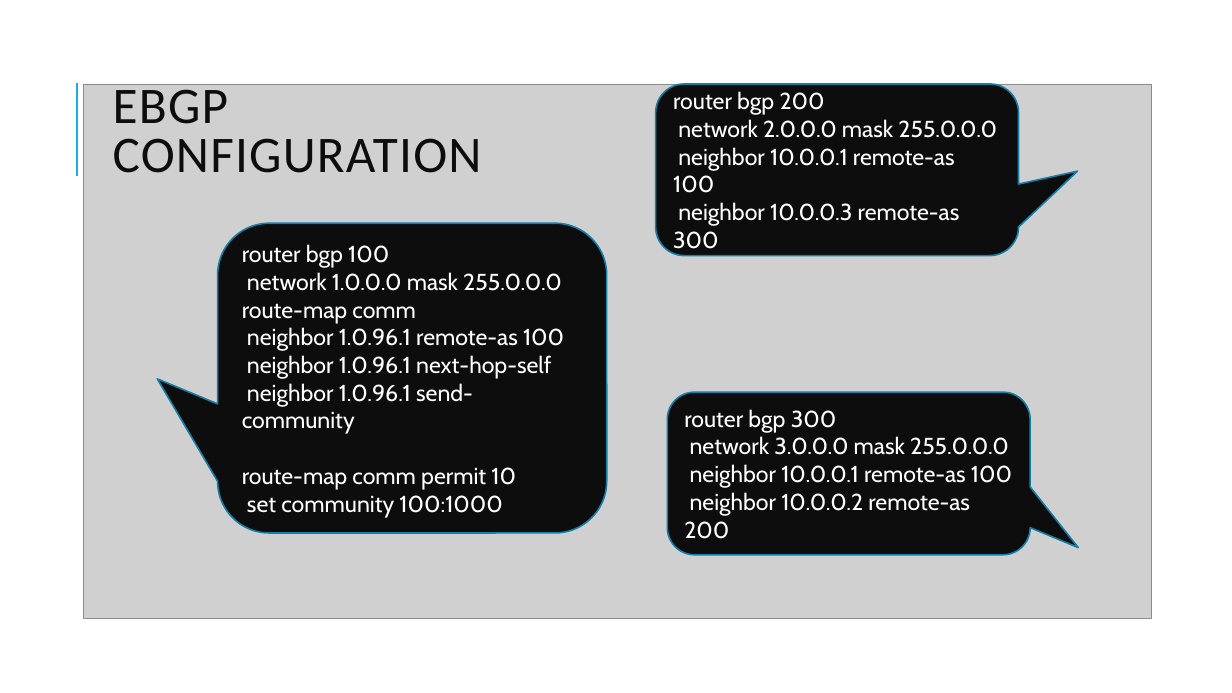
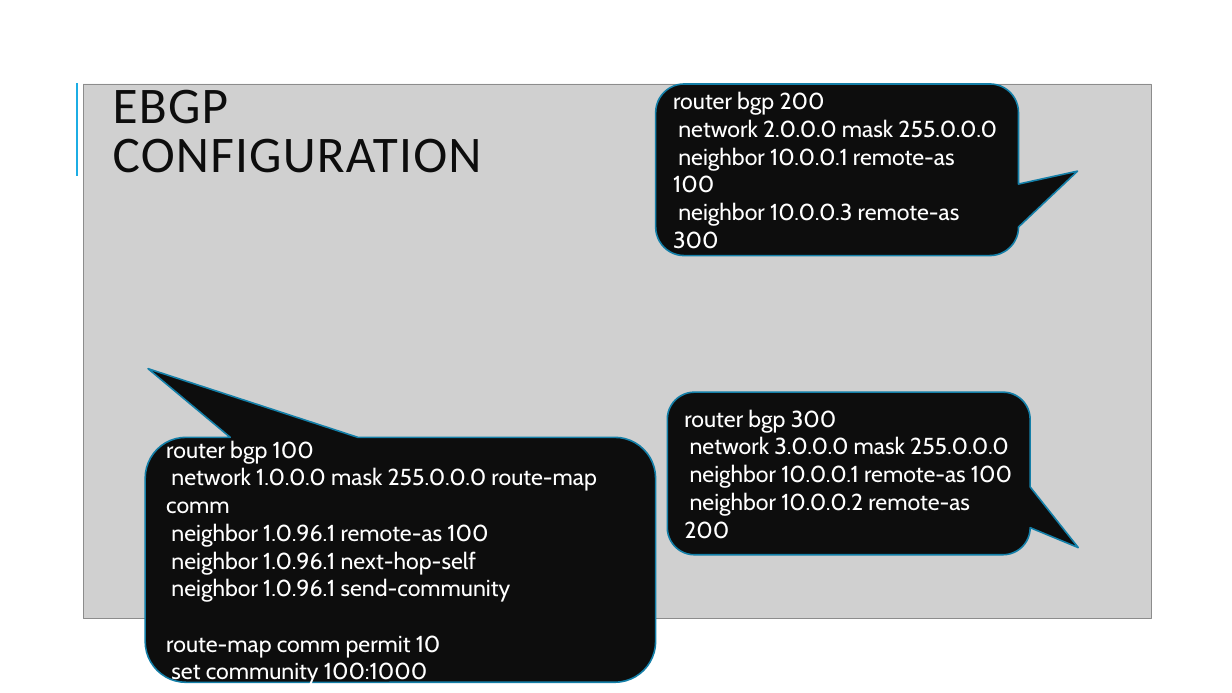
Before and after one commit to BSc-MSc-Projects/NSD-VPNs, a slide deck: slide 8 of presentazione/NSD_presentation.pptx. Drawn at 1232x693 pixels with LibreOffice and Linux fonts; fonts in the diff are those of the drawing; grey boxes stand for pictures. Boxes give left, top, right and bottom in pixels: in the first picture for what was removed or moved away, otherwise in the second. Text is boxed around its words. In the diff, an @@ line names an element or a change of style, - is before the commit and + after.

```diff
--- a/presentazione/NSD_presentation.pptx
+++ b/presentazione/NSD_presentation.pptx
@@ rounded speech box "router bgp 100": place and size @@
-rounded speech box "router bgp 100" at <box>218,224,607,533</box>
+rounded speech box "router bgp 100" at <box>145,437,655,682</box>
@@ rounded speech box "router bgp 100" at <box>145,437,655,682</box>: proportions changed @@
```
Also in this commit, not shown: 1 other slide changed.
